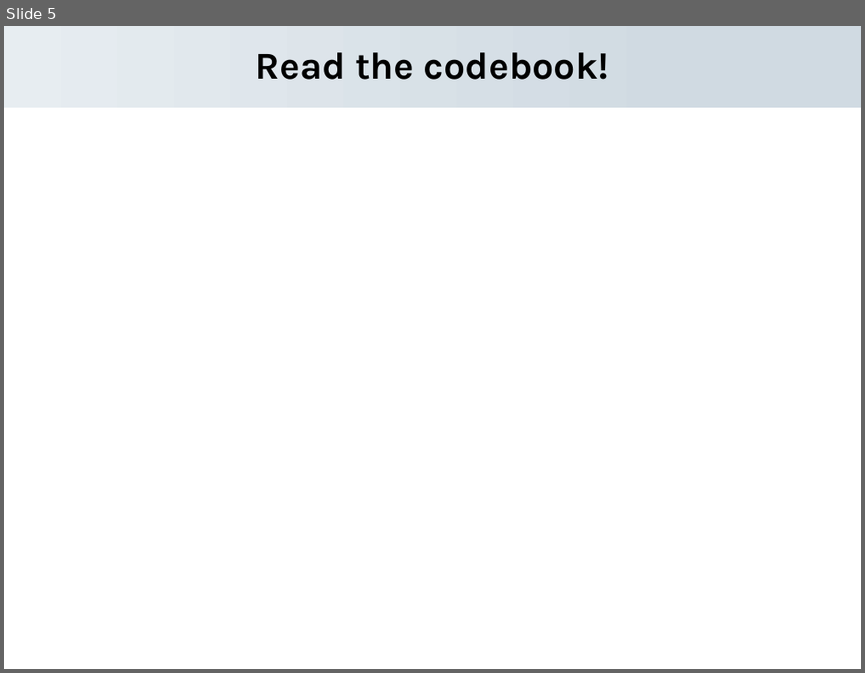
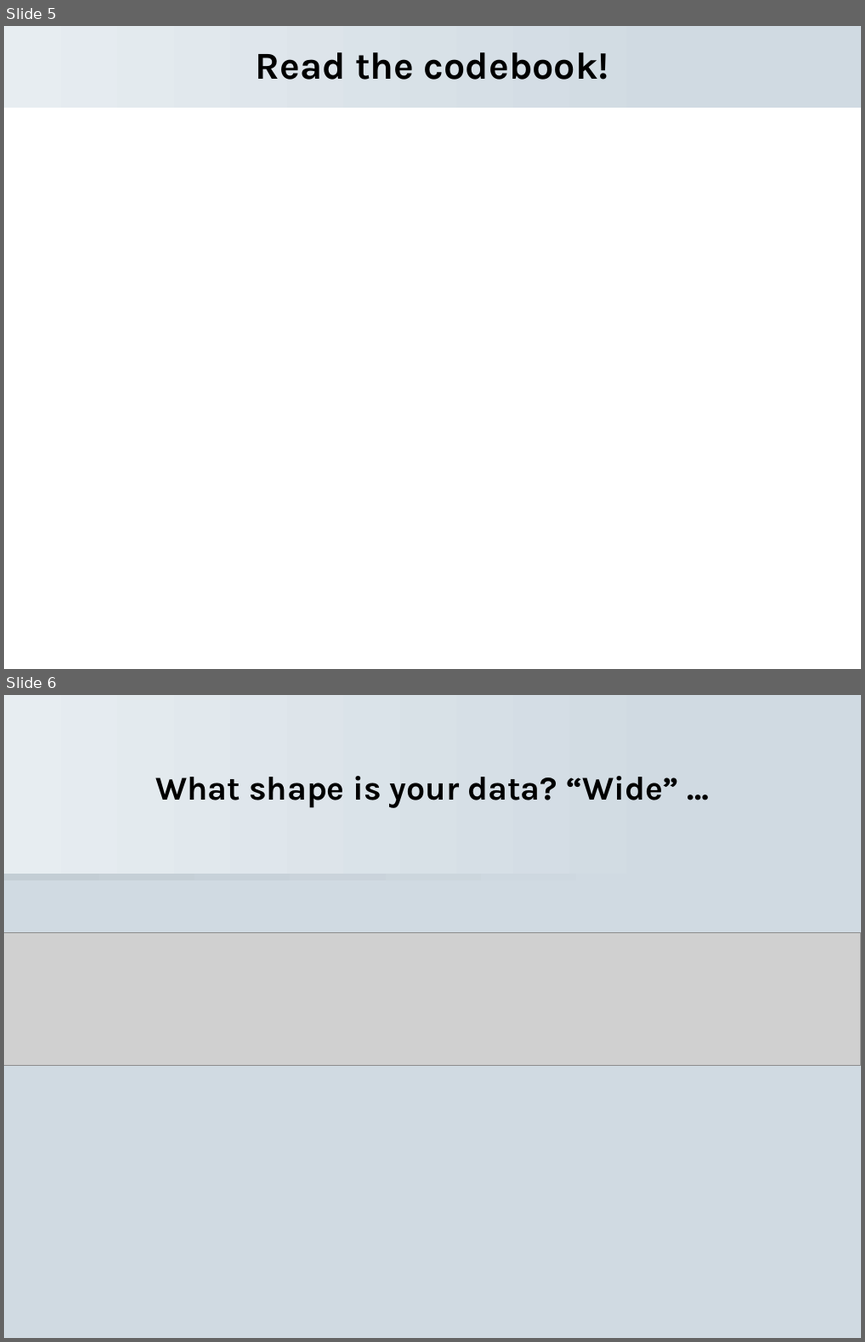
Before and after one commit to paldhous/ucb, a slide deck: 2015/dataviz/presentations/week1/class_1.ppt. Shown one above the other, each under a label of ours: slide 5 before the commit, slides 5 and 6 after it. The pictures are 865x673 and 865x1342 pixels, drawn with LibreOffice and Linux fonts; fonts in the diff are those of the drawing; grey boxes stand for pictures; background and template pictures are left out. Boxes give left, top, right and bottom in pixels: in the first picture for what was removed or moved away, otherwise in the second. Text is boxed around its words. In the diff, an @@ line names an element or a change of style, - is before the commit and + after.

```diff
--- a/2015/dataviz/presentations/week1/class_1.ppt
+++ b/2015/dataviz/presentations/week1/class_1.ppt
@@ slide 6 added at <box>4,695,861,1338</box>, background #D0DAE2; not listed: 2 template elements that a slide beside it also shows @@
@@ text added at <box>155,776,679,808</box>, 28 pt, text #000000, bold @@
+What shape is your data? “Wide” …
@@ picture added at <box>4,932,861,1065</box> @@
```
Also in this commit, not shown: 3 slides changed, 4 other slides added, 23 other files.
